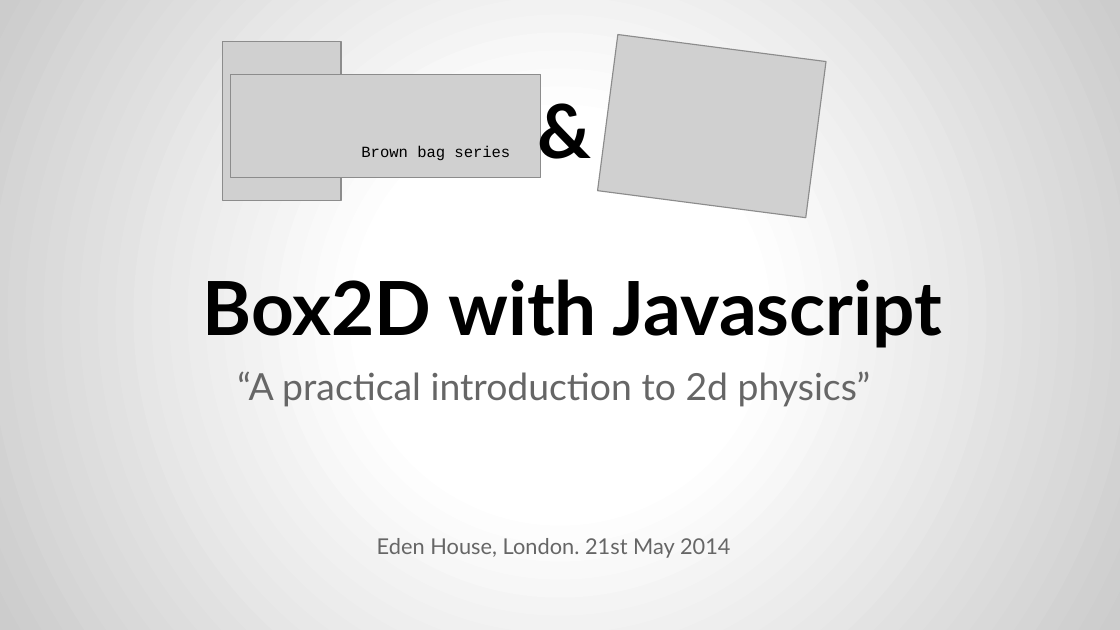
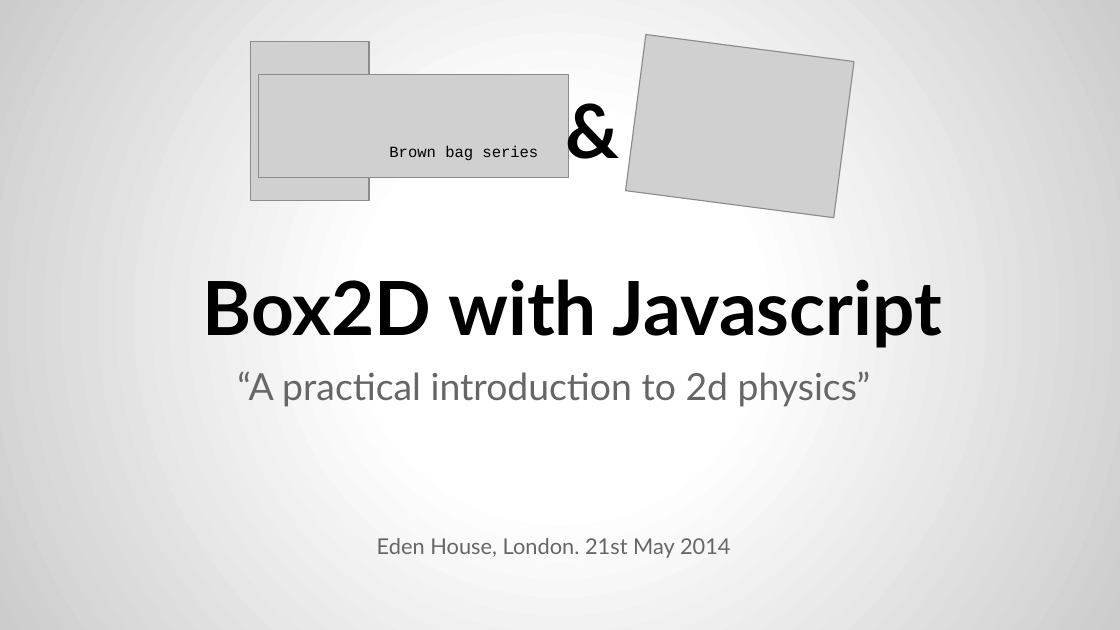
Before and after one commit to gazpachu/box2d, a slide deck: slide 1 of docs/Box2D with Javascript.pptx. Drawn at 1120x630 pixels with LibreOffice and Linux fonts; fonts in the diff are those of the drawing; grey boxes stand for pictures. Boxes give left, top, right and bottom in pixels: in the first picture for what was removed or moved away, otherwise in the second. Text is boxed around its words. In the diff, an @@ line names an element or a change of style, - is before the commit and + after.

```diff
--- a/docs/Box2D with Javascript.pptx
+++ b/docs/Box2D with Javascript.pptx
@@ 3 pictures, 2 texts: place and size @@
-3 pictures, 2 texts at [223, 34, 826, 218]
+3 pictures, 2 texts at [251, 34, 854, 218]
```
Also in this commit, not shown: 3 other slides changed, 2 slides added, 1 slide removed.
